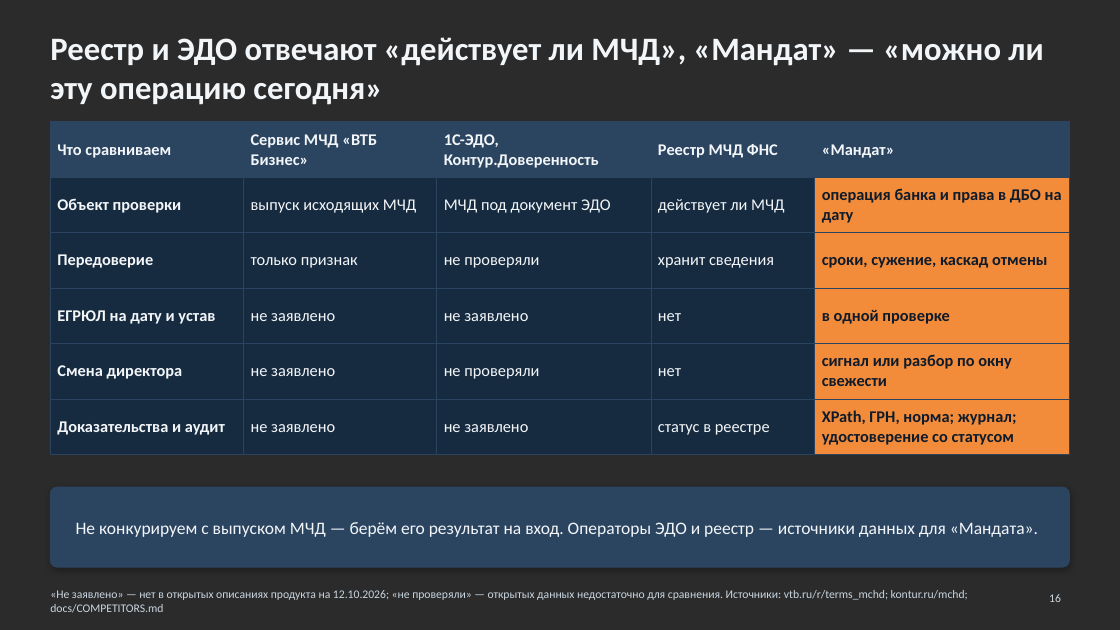
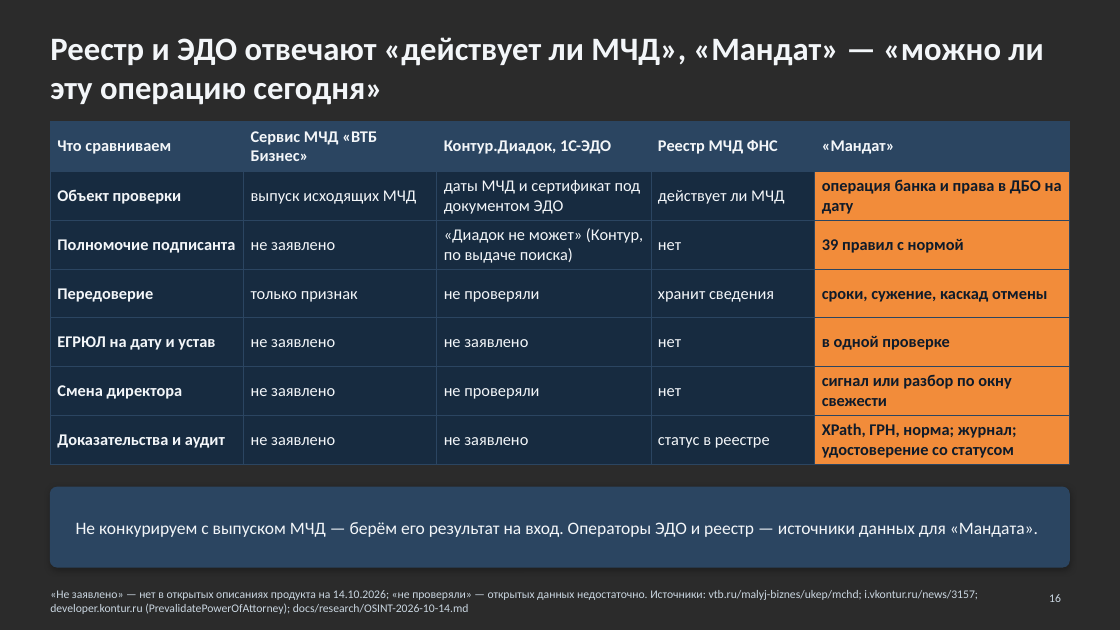
Before and after one commit to KonkovDV/Mandat, a slide deck: slide 16 of submission/slides/Mandat_VTB.pptx. Drawn at 1120x630 pixels with LibreOffice and Linux fonts; fonts in the diff are those of the drawing; background and template pictures are left out; a plain dark background stands for a picture behind light text. Boxes give left, top, right and bottom in pixels: in the first picture for what was removed or moved away, otherwise in the second. Text is boxed around its words. In the diff, an @@ line names an element or a change of style, - is before the commit and + after.

Commit message:
research: OSINT/SOTA, requirements matrix, Murder Board; 115-ФЗ document details in report; deck criteria slide (#7)

```diff
--- a/submission/slides/Mandat_VTB.pptx
+++ b/submission/slides/Mandat_VTB.pptx
@@ table at <box>50,122,1070,462</box> @@
-row 1: Что сравниваем | Сервис МЧД «ВТБ Бизнес» | 1С-ЭДО, Контур.Доверенность | Реестр МЧД ФНС | «Мандат»
-row 2: Объект проверки | выпуск исходящих МЧД | МЧД под документ ЭДО | действует ли МЧД | операция банка и права в ДБО на дату
+row 1: Что сравниваем | Сервис МЧД «ВТБ Бизнес» | Контур.Диадок, 1С-ЭДО | Реестр МЧД ФНС | «Мандат»
+row 2: Объект проверки | выпуск исходящих МЧД | даты МЧД и сертификат под документом ЭДО | действует ли МЧД | операция банка и права в ДБО на дату
+row 3: Полномочие подписанта | не заявлено | «Диадок не может» (Контур, по выдаче поиска) | нет | 39 правил с нормой
@@ text at <box>50,590,978,614</box>: text changed @@
-«Не заявлено» — нет в открытых описаниях продукта на 12.10.2026; «не проверяли» — открытых данных недостаточно для сравнения. Источники: vtb.ru/r/terms_mchd; kontur.ru/mchd; docs/COMPETITORS.md
+«Не заявлено» — нет в открытых описаниях продукта на 14.10.2026; «не проверяли» — открытых данных недостаточно. Источники: vtb.ru/malyj-biznes/ukep/mchd; i.vkontur.ru/news/3157; developer.kontur.ru (PrevalidatePowerOfAttorney); docs/research/OSINT-2026-10-14.md
```
Also in this commit, not shown: 2 other slides changed, 1 slide added, 18 other files.
